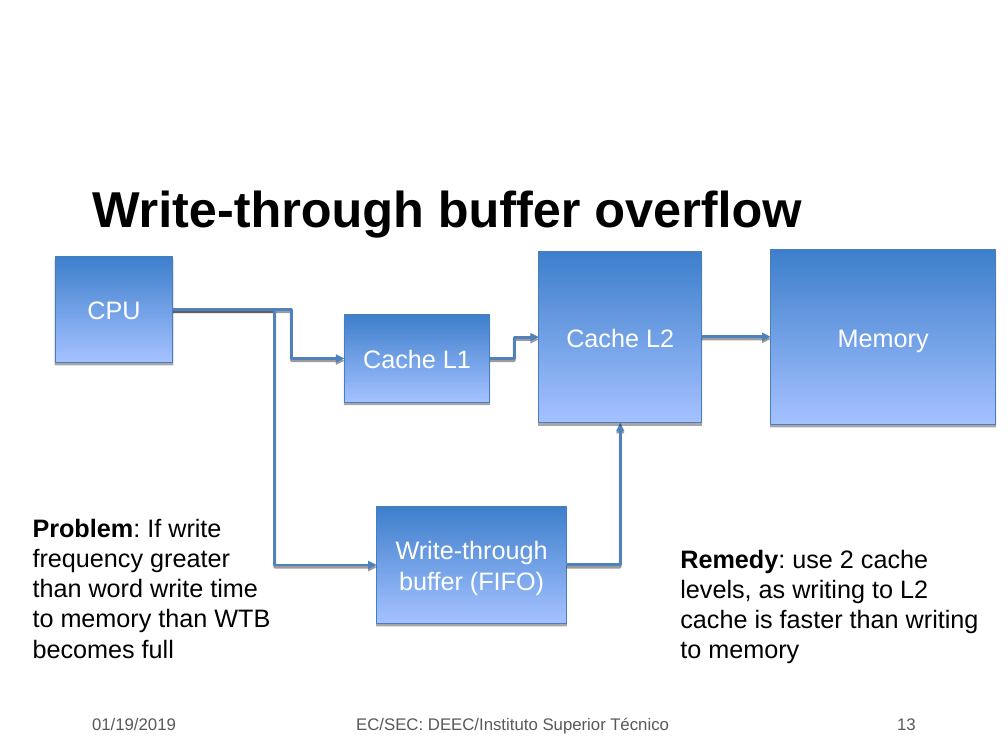
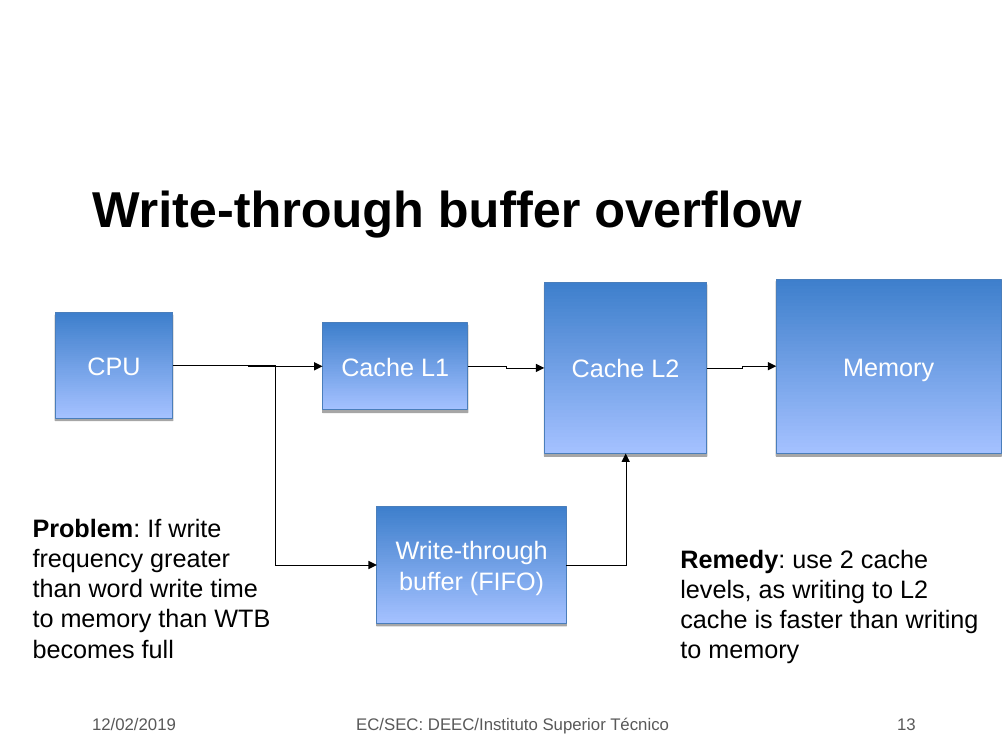
Before and after one commit to jjts/ist-sec, a slide deck: slide 13 of lectures/l20_cache/l20.odp. Drawn at 1008x756 pixels with LibreOffice and Linux fonts; fonts in the diff are those of the drawing; background and template pictures are left out. Boxes give left, top, right and bottom in pixels: in the first picture for what was removed or moved away, otherwise in the second. Text is boxed around its words. In the diff, an @@ line names an element or a change of style, - is before the commit and + after.

```diff
--- a/lectures/l20_cache/l20.odp
+++ b/lectures/l20_cache/l20.odp
@@ rectangle "CPU": place and size @@
-rectangle "CPU" at box(55, 257, 173, 363)
+rectangle "CPU" at box(55, 312, 173, 418)
@@ rectangle "Cache L1": place and size @@
-rectangle "Cache L1" at box(345, 314, 490, 402)
+rectangle "Cache L1" at box(323, 323, 468, 410)
@@ elbow arrow moved from (173, 309) - (377, 565) to (173, 365) - (377, 565) @@
@@ elbow arrow (173, 365) - (377, 565): stroke #4F81BD 2.01 pt to #000000 0 pt @@
@@ elbow arrow moved from (173, 309) - (345, 359) to (173, 365) - (323, 366) @@
@@ elbow arrow (173, 365) - (323, 366): stroke #4F81BD 2.01 pt to #000000 0 pt @@
@@ elbow arrow moved from (490, 359) - (539, 338) to (468, 366) - (544, 368) @@
@@ elbow arrow (468, 366) - (544, 368): stroke #4F81BD 2.01 pt to #000000 0 pt @@
@@ 2 rectangles, 1 elbow arrow: place and size @@
-2 rectangles, 1 elbow arrow at box(539, 250, 996, 424)
+2 rectangles, 1 elbow arrow at box(544, 279, 1001, 454)
@@ elbow arrow (707, 368) - (776, 366): stroke #4F81BD 2.01 pt to #000000 0 pt @@
@@ elbow arrow moved from (566, 564) - (620, 423) to (566, 565) - (626, 454) @@
@@ elbow arrow (566, 565) - (626, 454): stroke #4F81BD 2.01 pt to #000000 0 pt @@
@@ text at box(92, 718, 176, 730): text changed @@
-01/19/2019
+12/02/2019
```
Also in this commit, not shown: 13 other slides changed.
